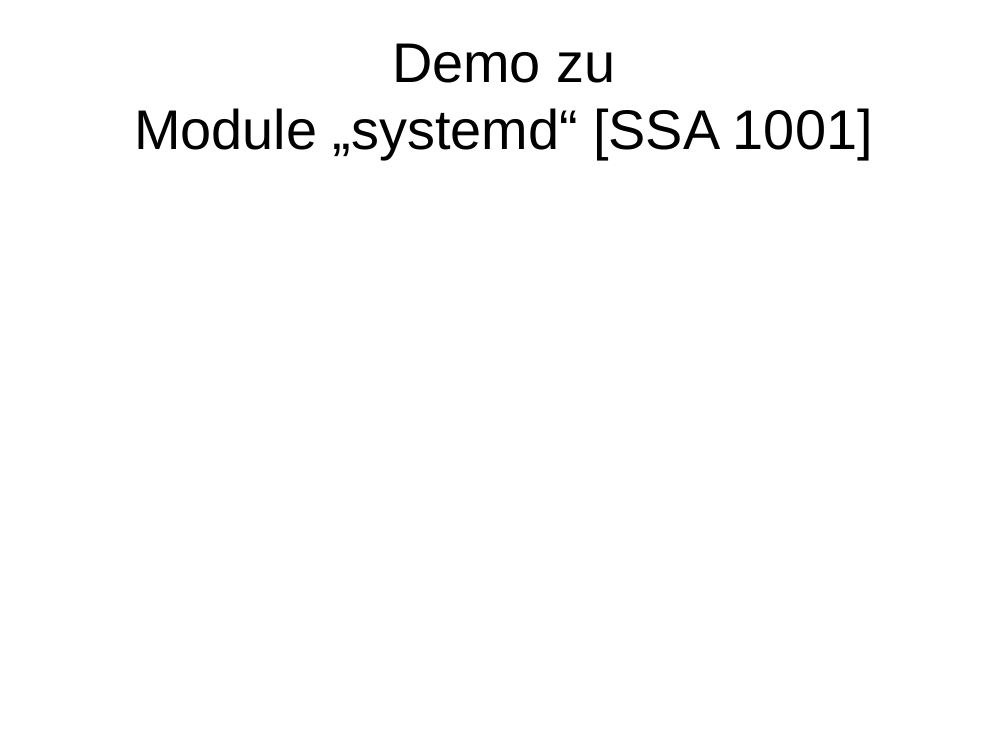
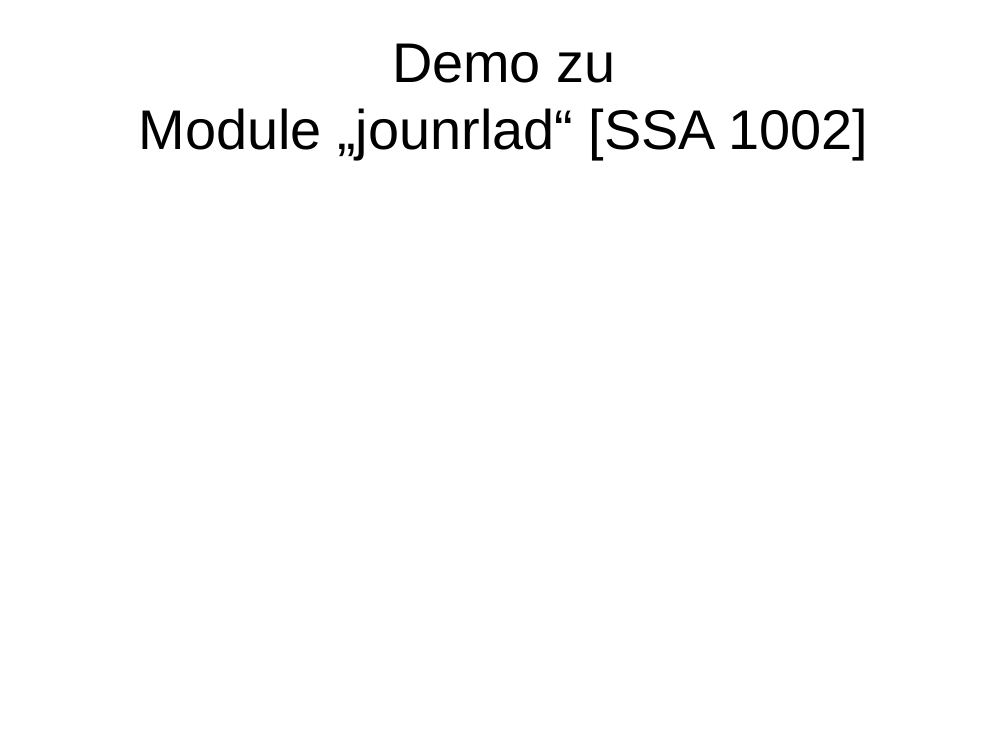
Before and after one commit to adfinis/adsy-trainings, a slide deck: slide 1 of SSA_SUSE-System-Administration/1002_journald/modul_journald_1002_02_demo.odp. Drawn at 1008x756 pixels with LibreOffice and Linux fonts; fonts in the diff are those of the drawing. Boxes give left, top, right and bottom in pixels: in the first picture for what was removed or moved away, otherwise in the second. Text is boxed around its words. In the diff, an @@ line names an element or a change of style, - is before the commit and + after.

```diff
--- a/SSA_SUSE-System-Administration/1002_journald/modul_journald_1002_02_demo.odp
+++ b/SSA_SUSE-System-Administration/1002_journald/modul_journald_1002_02_demo.odp
@@ title at (x1=139, y1=43, x2=868, y2=159): text changed @@
-Demo zu
-Module „systemd“ [SSA 1001]
+Demo zu
+Module „jounrlad“ [SSA 1002]
```
Also in this commit, not shown: 1 other file.
